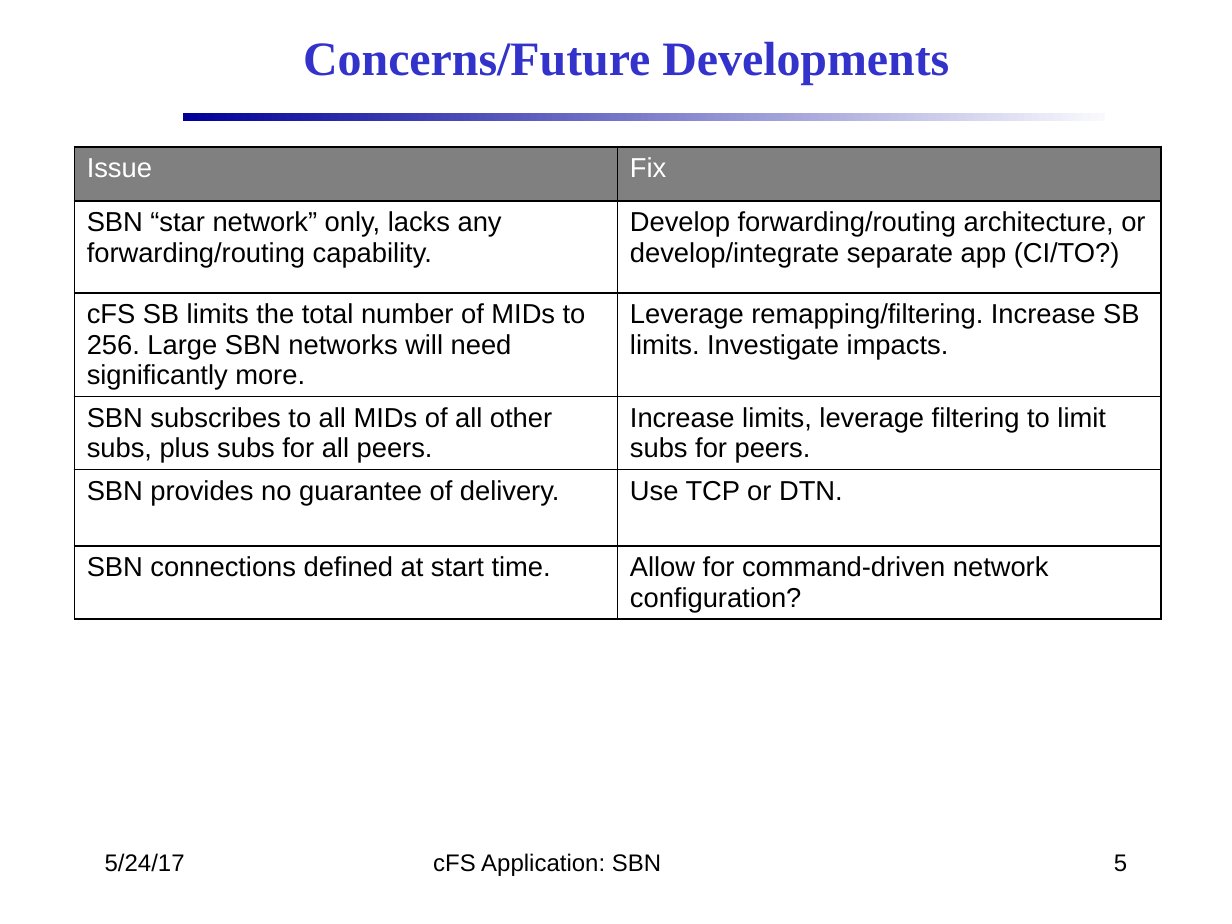
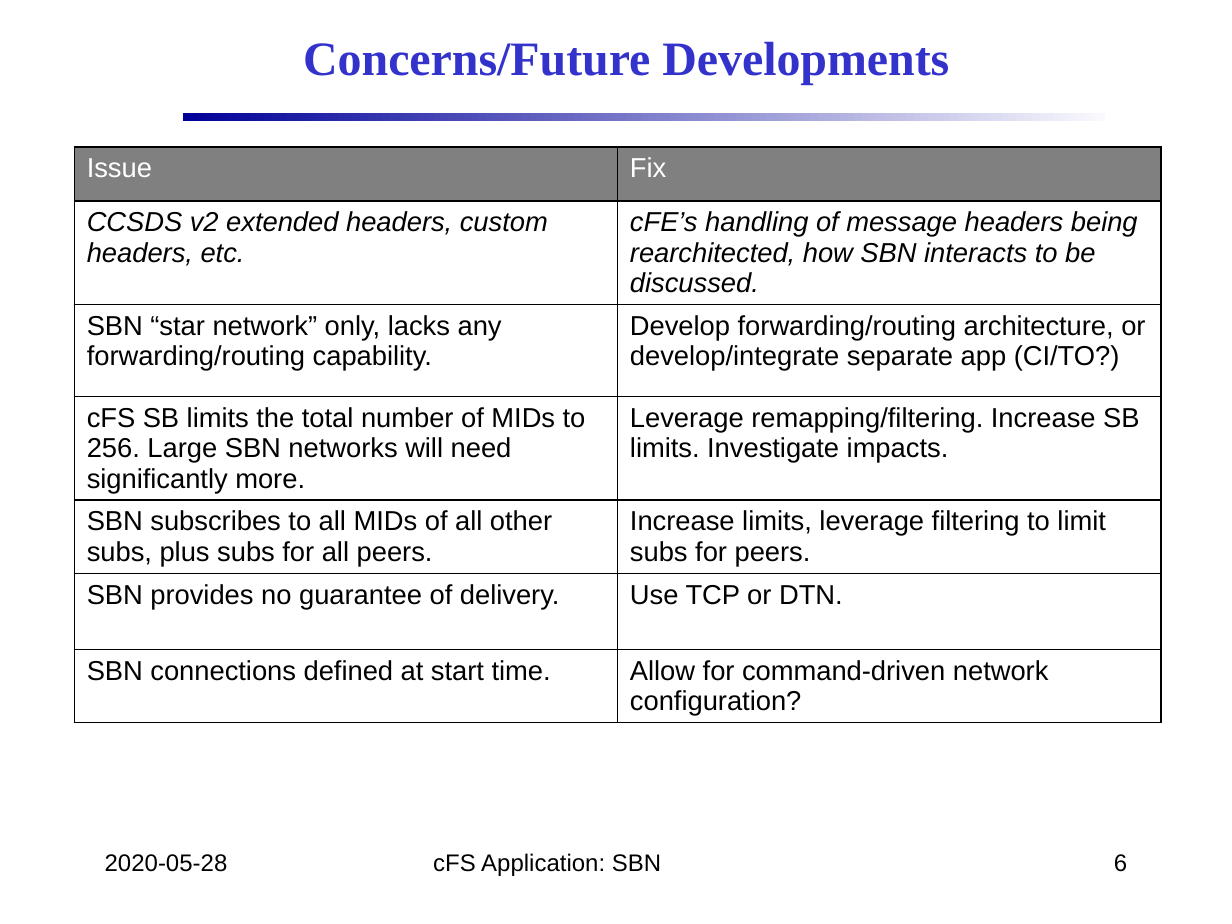
Before and after one commit to nasa/SBN, a slide deck: slide 6 of doc/SBN_Design.pptx (slide 5 before the commit). Drawn at 1232x924 pixels with LibreOffice and Linux fonts; fonts in the diff are those of the drawing; background and template pictures are left out. Boxes give left, top, right and bottom in pixels: in the first picture for what was removed or moved away, otherwise in the second. Text is boxed around its words. In the diff, an @@ line names an element or a change of style, - is before the commit and + after.

```diff
--- a/doc/SBN_Design.pptx
+++ b/doc/SBN_Design.pptx
@@ table at box(74, 147, 1161, 747) @@
+row 2: CCSDS v2 extended headers, custom headers, etc. | cFE’s handling of message headers being rearchitected, how SBN interacts to be discussed.
@@ text at box(105, 854, 228, 872): text changed @@
-5/24/17
+2020-05-28
@@ page number at box(1114, 854, 1127, 872): text changed @@
-5
+6
```
Also in this commit, not shown: 15 other slides changed, 4 slides added, 3 slides removed.
